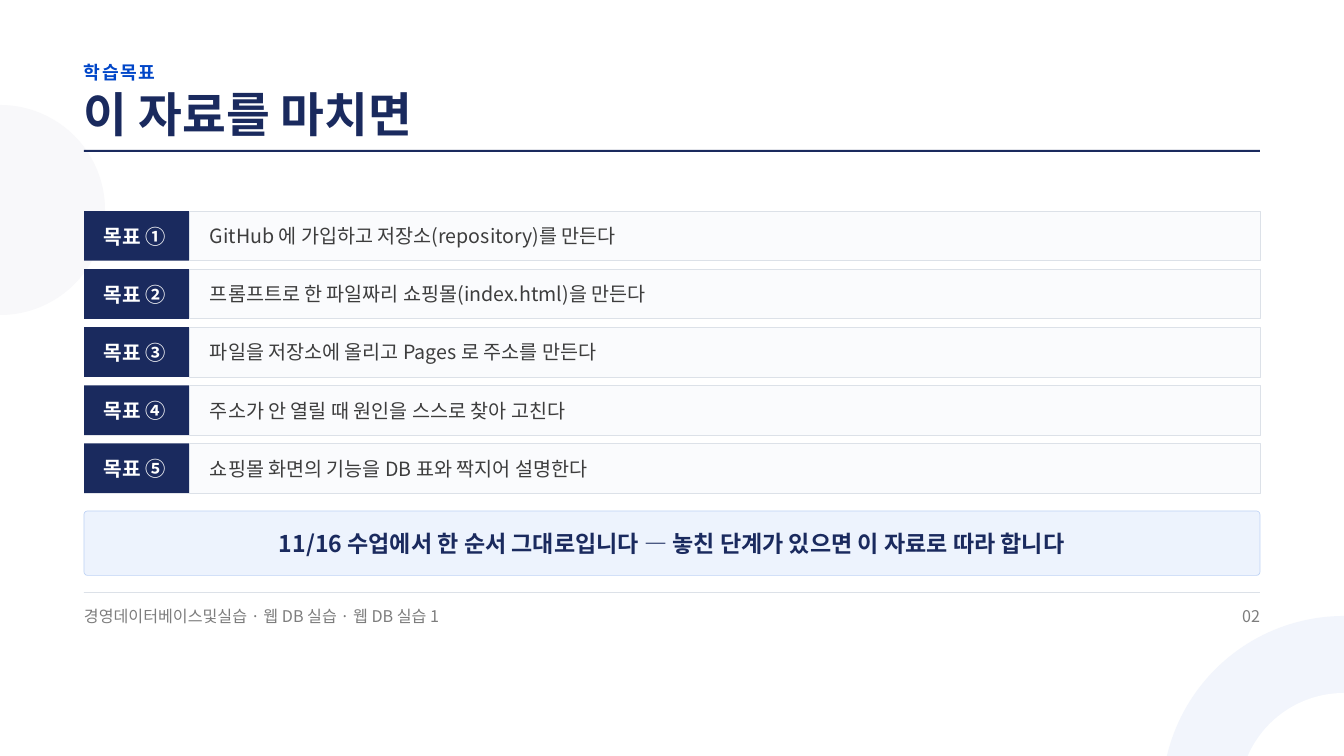
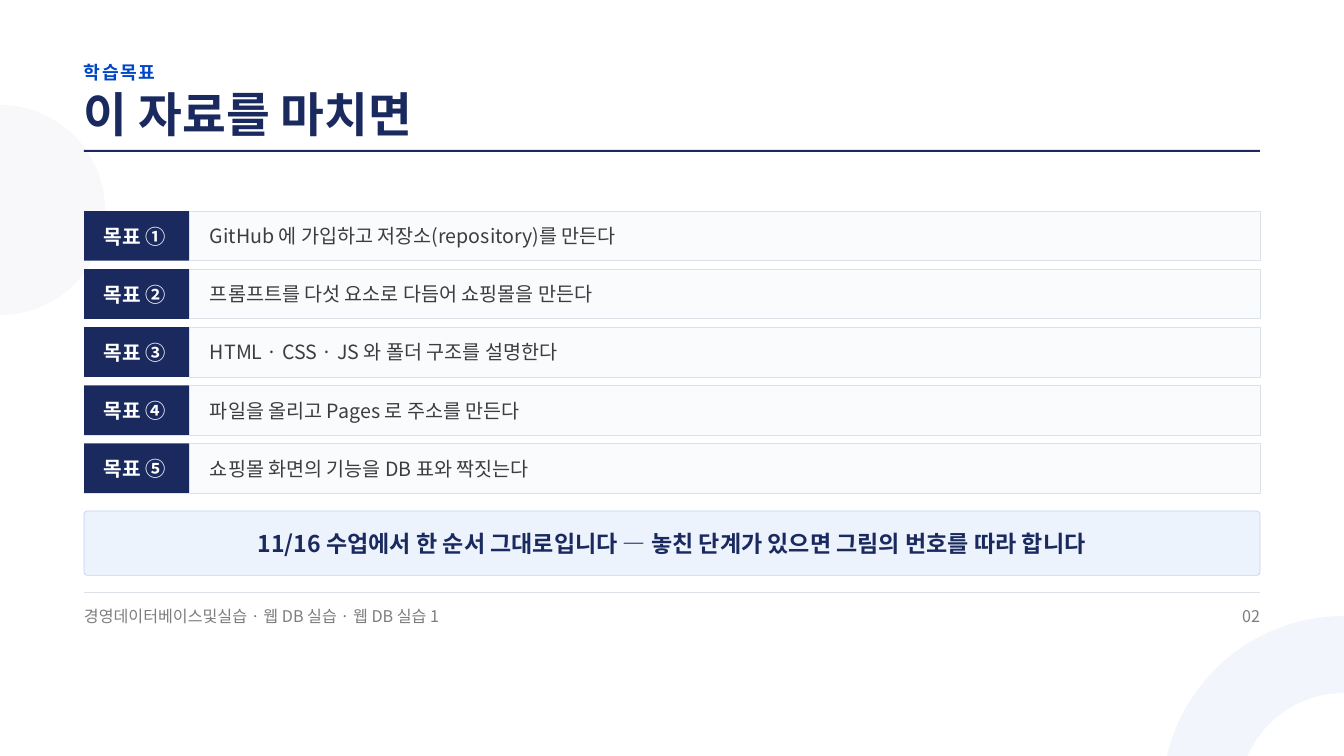
Before and after one commit to jungaistar/materials, a slide deck: slide 2 of koreatech-db/webdb/웹DB실습1_GitHub에_내_쇼핑몰_올리기.pptx. Drawn at 1344x756 pixels with LibreOffice and Linux fonts; fonts in the diff are those of the drawing. Boxes give left, top, right and bottom in pixels: in the first picture for what was removed or moved away, otherwise in the second. Text is boxed around its words. In the diff, an @@ line names an element or a change of style, - is before the commit and + after.

Commit message:
koreatech-db 웹 DB 실습 강의안(그림 · 프롬프트 · 웹 구조 보강): 웹DB실습1_GitHub에_내_쇼핑몰_올리기.pptx

```diff
--- a/koreatech-db/webdb/웹DB실습1_GitHub에_내_쇼핑몰_올리기.pptx
+++ b/koreatech-db/webdb/웹DB실습1_GitHub에_내_쇼핑몰_올리기.pptx
@@ text at bbox=[210, 284, 592, 303]: text changed @@
-프롬프트로 한 파일짜리 쇼핑몰(index.html)을 만든다
+프롬프트를 다섯 요소로 다듬어 쇼핑몰을 만든다
@@ text at bbox=[210, 342, 557, 361]: text changed @@
-파일을 저장소에 올리고 Pages 로 주소를 만든다
+HTML · CSS · JS 와 폴더 구조를 설명한다
@@ text at bbox=[210, 401, 520, 423]: text changed @@
-주소가 안 열릴 때 원인을 스스로 찾아 고친다
+파일을 올리고 Pages 로 주소를 만든다
@@ text at bbox=[210, 459, 529, 478]: text changed @@
-쇼핑몰 화면의 기능을 DB 표와 짝지어 설명한다
+쇼핑몰 화면의 기능을 DB 표와 짝짓는다
@@ text at bbox=[258, 532, 1086, 556]: text changed @@
-11/16 수업에서 한 순서 그대로입니다 — 놓친 단계가 있으면 이 자료로 따라 합니다
+11/16 수업에서 한 순서 그대로입니다 — 놓친 단계가 있으면 그림의 번호를 따라 합니다
```
Also in this commit, not shown: 21 other slides changed, 17 slides added.
